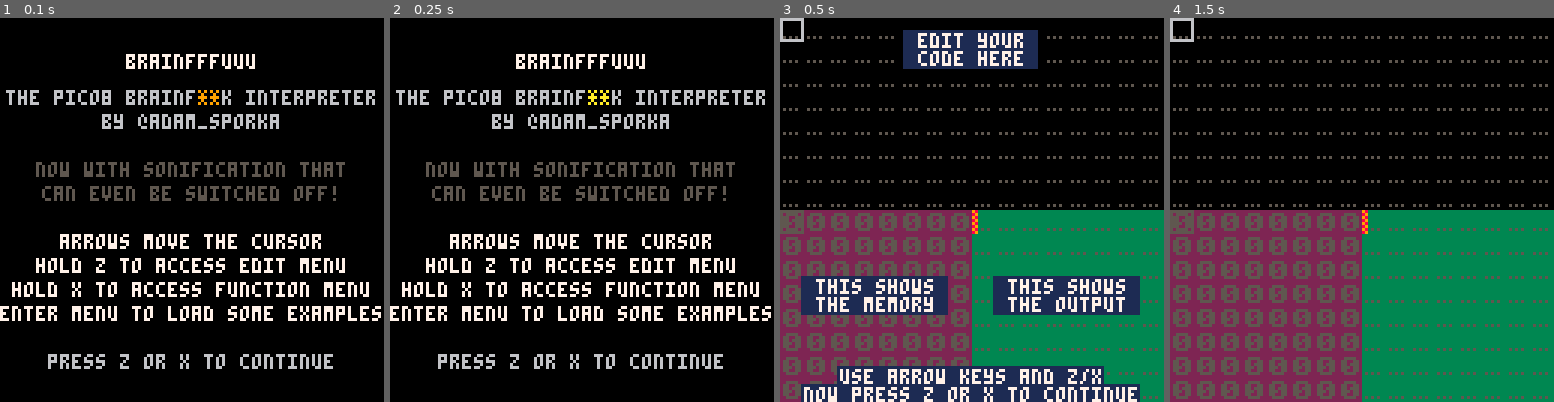
Above: before the commit, frames 1-4 (left to right).
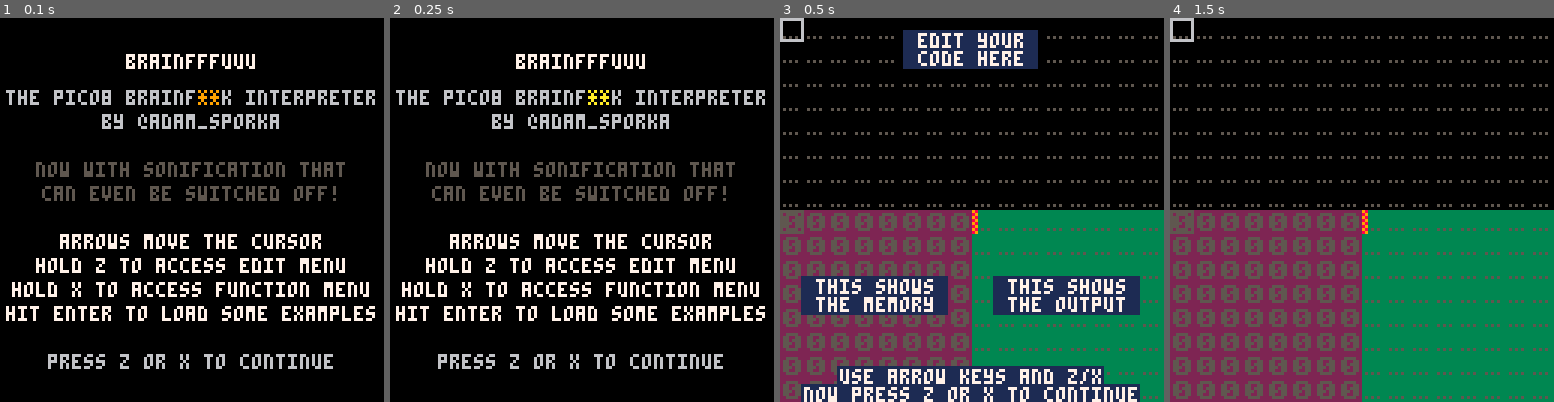
Above: after the commit, the same moments.

Repository: adam-sporka/pico-8-projects
Game: PICO-8 cartridge brainfxxk/brainfxxk.p8
The game is run twice, just before and just after one commit, with the same random seed, the same clock (stepped at 60 frames per second) and the same inputs.
Inputs:
- Up to frame 1 (0.1 s): no input
- Up to frame 2 (0.25 s): no input
- Up to frame 3 (0.5 s): tap X (X key) at 0.33 s
- Up to frame 4 (1.5 s): tap O (Z key) at 0.7 s; tap X (X key) at 1.07 s

The runs differ from the first frame. In frame 1, 1.6% of the frame differs, in the area x 0-100%, y 75-79%; in frame 2, 1.6%; in frame 3, nothing differs; in frame 4, nothing differs.

Commit message:
Brainf**k: Improved Clear All functionality

Diff:
--- a/brainfxxk/brainfxxk.p8
+++ b/brainfxxk/brainfxxk.p8
@@ -1,5 +1,5 @@
 pico-8 cartridge // http://www.pico-8.com
-version 16
+version 18
 __lua__
 --brainf... oh, we're pg-13?
 --brainlove engine @adam_sporka
@@ -269,10 +269,13 @@
 
 function clear_all()
 	initialize_memory()
+	pc=1
 	curs=1
 	pointer=1
 	clear_prog()
 	output={}
+	outlen=0
+	state=0
 end
 
 function toggle_sound()
@@ -346,7 +349,7 @@
 	ctr("arrows move the cursor",72,7)
 	ctr("hold z to access edit menu",80,7)
 	ctr("hold x to access function menu",88,7)
-	ctr("enter menu to load some examples",96,7)
+	ctr("hit enter to load some examples",96,7)
 	ctr("press z or x to continue",112,6)
 end
 
